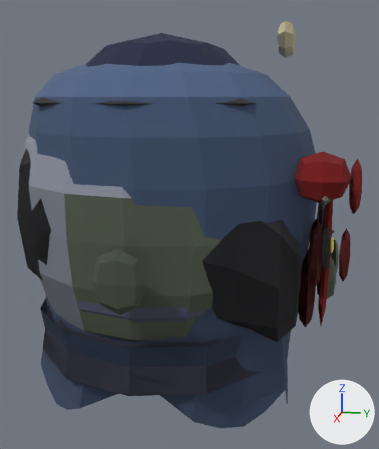
The glTF model public/models/zombies/cop_hi.glb, before and after one commit.
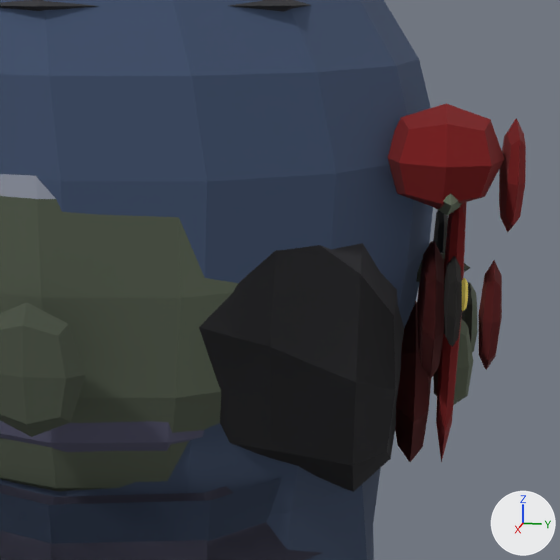
Each version is shown whole from a 50 mm camera at (1.753, 0.442, 0.38) aimed at (-0.003, 0.091, -0.058), then close up on the part from 27% to 100% of the width and 22% to 84% of the height. The lights are fixed; the arrows at lower right show +X, +Y and +Z. The last two pictures show the newer version. Vertices at exactly the same position are counted once.

The scene before the commit, as lines of its bpy script (objects in view):
```python
ob_farml = bpy.data.objects.new('fArmL', me_farml)
ob_farml.location = (0.0, 0.0, 0.0)
ob_farmr = bpy.data.objects.new('fArmR', me_farmr)
ob_farmr.location = (0.0, 0.0, 0.0)
ob_head = bpy.data.objects.new('head', me_head)
ob_head.location = (0.0, 0.0, 0.0)
ob_headjaw = bpy.data.objects.new('headJaw', me_headjaw)
ob_headjaw.location = (0.0, 0.0, 0.0)
ob_hips = bpy.data.objects.new('hips', me_hips)
ob_hips.location = (0.0, 0.0, 0.0)
ob_thighl = bpy.data.objects.new('thighL', me_thighl)
ob_thighl.location = (0.0, 0.0, 0.0)
ob_thighr = bpy.data.objects.new('thighR', me_thighr)
ob_thighr.location = (0.0, 0.0, 0.0)
ob_torso = bpy.data.objects.new('torso', me_torso)
ob_torso.location = (0.0, 0.0, 0.0)
# also in view: 'uArmL' at (0.0, 0.0, -0.01); 'shinL' at (0.0, 0.0, 0.006); 'footL' at (0.0, 0.008, -0.017); 'torsoBelly' at (0.0, 0.086, -0.001)
```
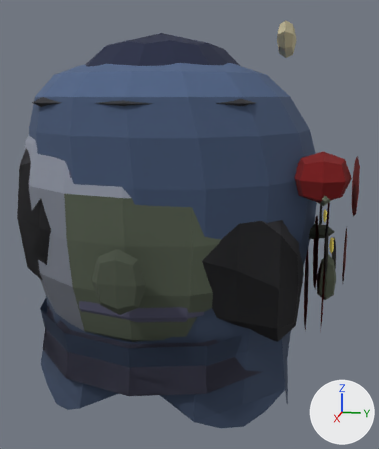
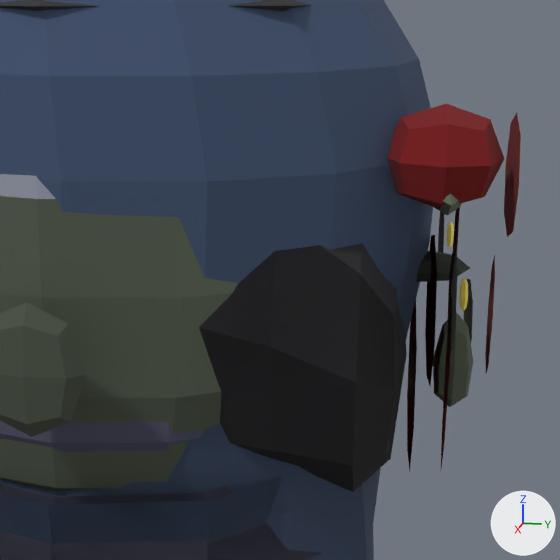
Boxes [x1, y1, x2, y2] around the edits, measured in the close-ups (560 x 560 px):
'torso', reshaped
    before: [0, 0, 526, 560]
    after: [0, 0, 521, 560]
'fArmR', reshaped (not visible afterwards)
    before: [395, 301, 431, 462]
'thighL', reshaped (not visible afterwards)
    before: [417, 241, 444, 379]
'headJaw', reshaped
    before: [436, 202, 467, 462]
    after: [441, 207, 460, 468]
part 1 of me_torso, cut back
    before: [478, 118, 526, 370]
    after: [485, 112, 521, 373]
part 2 of me_torso, cut back
    before: [462, 282, 477, 352]
    after: [464, 279, 473, 343]
part 3 of me_head, rebuilt
    before: [433, 210, 448, 253]
    after: [438, 212, 444, 253]
part 4 of me_head, rebuilt (47% narrower, 9% taller)
    before: [444, 256, 462, 347]
    after: [448, 252, 457, 351]
part 6 of me_farml, rebuilt (not visible before)
    after: [407, 301, 417, 471]
part 7 of me_thighr, rebuilt (not visible before)
    after: [425, 235, 437, 386]

The change, as a list of edits to the scene's bpy script:
```text
Change me_torso:
    remove me_torso.from_pydata(...)  # 244 vertices, 462 faces; spans x -0.44..0.44, y -0.44..0.636, z -0.717..0.494
    add me_torso.from_pydata(...)  # 193 vertices, 342 faces; spans x -0.44..0.44, y -0.44..0.62, z -0.717..0.494
    me_torso part 1: 52 vertices removed from x 0.076..0.244, y 0.584..0.636, z -0.164..0.204; 18 vertices added at x 0.068..0.252, y 0.6..0.62, z -0.172..0.212
    me_torso part 2: 26 vertices removed from x -0.281..-0.079, y 0.584..0.616, z -0.267..-0.133; 9 vertices added at x -0.29..-0.07, y 0.6, z -0.273..-0.127
Change me_head:
    remove me_head.from_pydata(...)  # 338 vertices, 640 faces; spans x -0.524..0.524, y -0.475..0.599, z -0.481..0.463
    add me_head.from_pydata(...)  # 304 vertices, 560 faces; spans x -0.524..0.524, y -0.475..0.599, z -0.481..0.463
    me_head part 3: the loose piece of 26 vertices spanning x -0.292..-0.108, y 0.532..0.558, z -0.127..0.007 is rebuilt with 9 vertices and now spans x -0.301..-0.099, y 0.545, z -0.133..0.013
    me_head part 4: the loose piece of 26 vertices spanning x 0.108..0.292, y 0.532..0.558, z -0.127..0.007 is rebuilt with 9 vertices and now spans x 0.099..0.301, y 0.545, z -0.133..0.013
Change me_farmr:
    remove me_farmr.from_pydata(...)  # 88 vertices, 168 faces; spans x -0.387..0.387, y -0.389..0.533, z -0.457..0.477
    add me_farmr.from_pydata(...)  # 71 vertices, 128 faces; spans x -0.387..0.387, y -0.389..0.5, z -0.457..0.477
    me_farmr part 5: the loose piece of 26 vertices spanning x -0.21..0.21, y 0.467..0.533, z -0.376..-0.124 is rebuilt with 9 vertices and now spans x -0.229..0.229, y 0.5, z -0.388..-0.113
Change me_farml:
    remove me_farml.from_pydata(...)  # 88 vertices, 168 faces; spans x -0.387..0.387, y -0.389..0.533, z -0.457..0.477
    add me_farml.from_pydata(...)  # 71 vertices, 128 faces; spans x -0.387..0.387, y -0.389..0.5, z -0.457..0.477
    me_farml part 6: the loose piece of 26 vertices spanning x -0.21..0.21, y 0.467..0.533, z -0.376..-0.124 is rebuilt with 9 vertices and now spans x -0.229..0.229, y 0.5, z -0.388..-0.113
Change me_thighr:
    remove me_thighr.from_pydata(...)  # 88 vertices, 168 faces; spans x -0.397..0.397, y -0.404..0.541, z -0.461..0.474
    add me_thighr.from_pydata(...)  # 71 vertices, 128 faces; spans x -0.397..0.397, y -0.404..0.52, z -0.461..0.474
    me_thighr part 7: the loose piece of 26 vertices spanning x -0.068..0.268, y 0.499..0.541, z -0.205..0.005 is rebuilt with 9 vertices and now spans x -0.083..0.283, y 0.52, z -0.215..0.015
Change me_thighl:
    remove me_thighl.from_pydata(...)  # 88 vertices, 168 faces; spans x -0.397..0.397, y -0.404..0.541, z -0.461..0.474
    add me_thighl.from_pydata(...)  # 71 vertices, 128 faces; spans x -0.397..0.397, y -0.404..0.52, z -0.461..0.474
    me_thighl part 8: the loose piece of 26 vertices spanning x -0.068..0.268, y 0.499..0.541, z -0.205..0.005 is rebuilt with 9 vertices and now spans x -0.083..0.283, y 0.52, z -0.215..0.015
Change me_headjaw:
    remove me_headjaw.from_pydata(...)  # 102 vertices, 192 faces; spans x -0.343..0.343, y -0.334..0.566, z -0.444..0.596
    add me_headjaw.from_pydata(...)  # 85 vertices, 152 faces; spans x -0.343..0.343, y -0.334..0.55, z -0.444..0.596
    me_headjaw part 9: the loose piece of 26 vertices spanning x 0.07..0.17, y 0.534..0.566, z -0.352..0.152 is rebuilt with 9 vertices and now spans x 0.065..0.175, y 0.55, z -0.375..0.175
```
